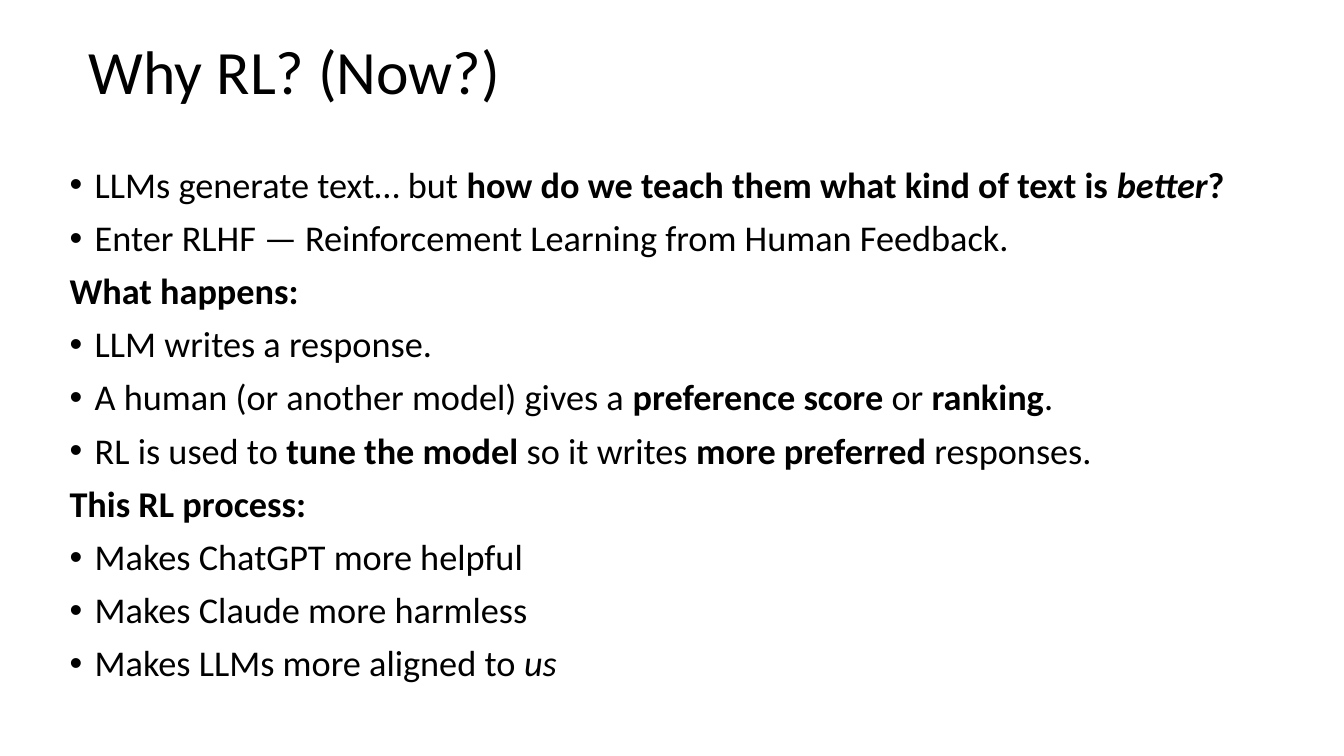
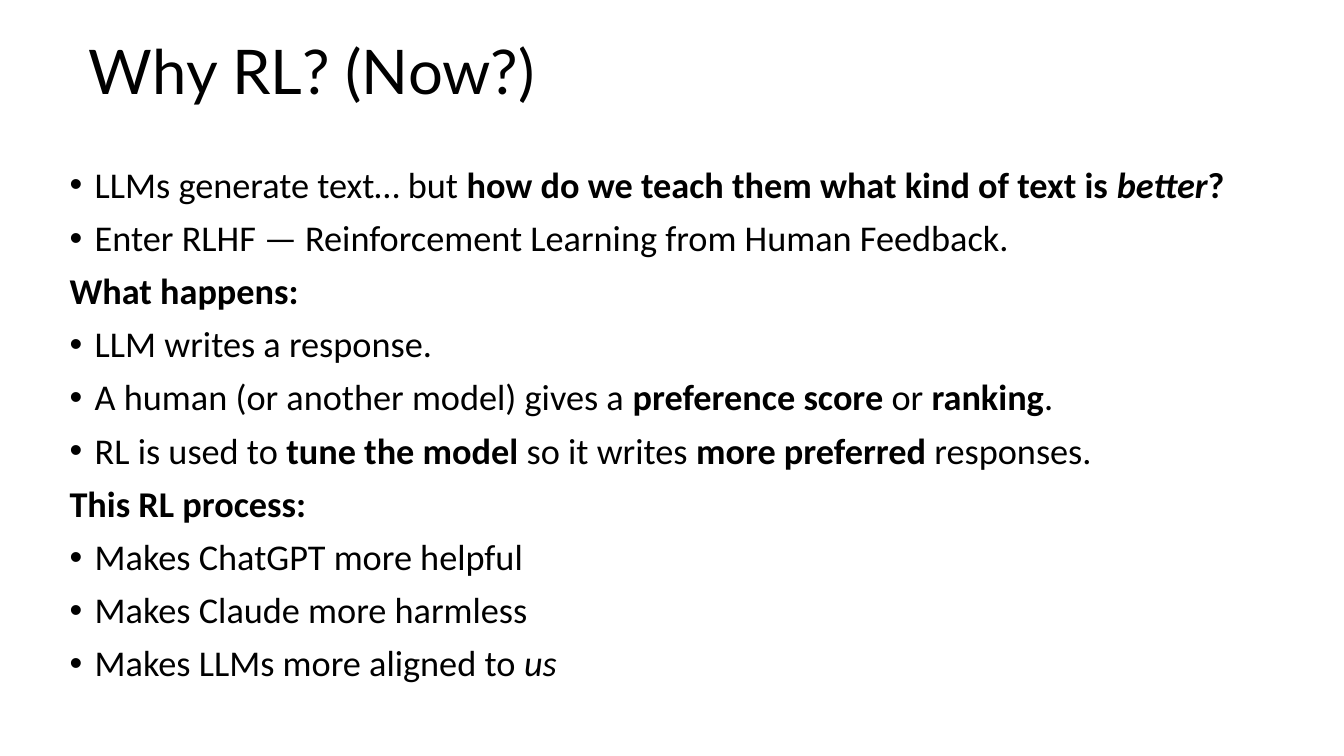
Before and after one commit to aditya699/Practical-RL, a slide deck: slide 5 of Day6/Playing Attari With Agents.pptx. Drawn at 1344x756 pixels with LibreOffice and Linux fonts; fonts in the diff are those of the drawing. Boxes give left, top, right and bottom in pixels: in the first picture for what was removed or moved away, otherwise in the second. Text is boxed around its words. In the diff, an @@ line names an element or a change of style, - is before the commit and + after.

```diff
--- a/Day6/Playing Attari With Agents.pptx
+++ b/Day6/Playing Attari With Agents.pptx
@@ title "Why RL? (Now?)" at bbox=[89, 46, 535, 105]: font Calibri to Lato @@
```
Also in this commit, not shown: 5 other slides changed, 10 slides added, 3 other files.
